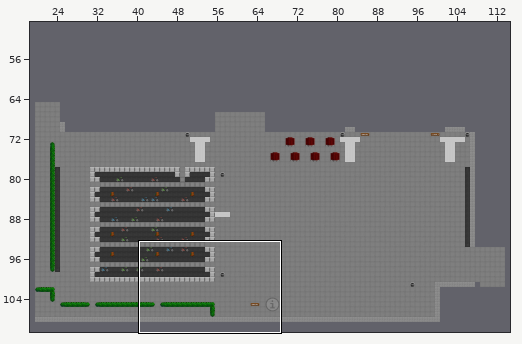
Two versions of a level (Tiled map (JSON), maps/erba_inner_yard.json). The first picture is a wide view before the edit; the outline marks the close-up.
Close-up. As it was:
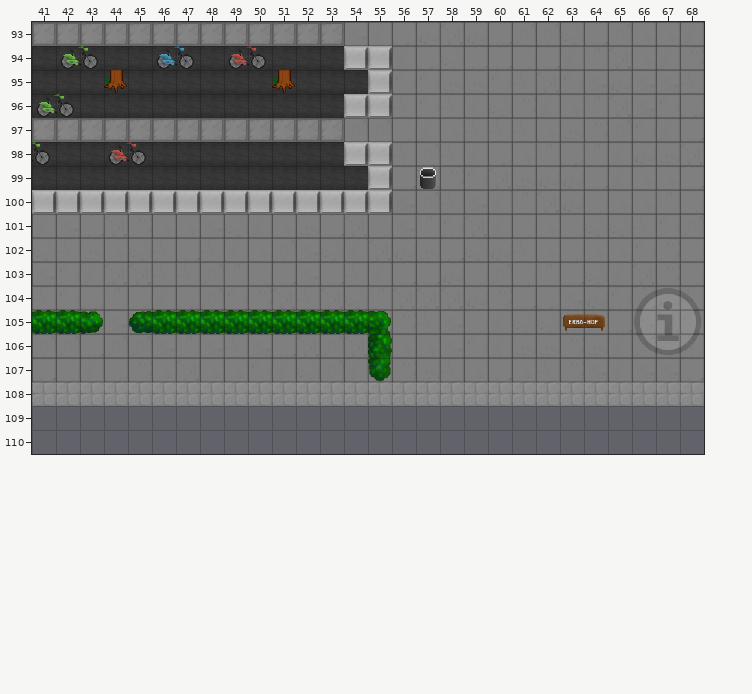
Cells are 32x32 px. Shown: x 41..68, y 93..110. The commit also changed other parts of the map, which this record leaves out.
After:
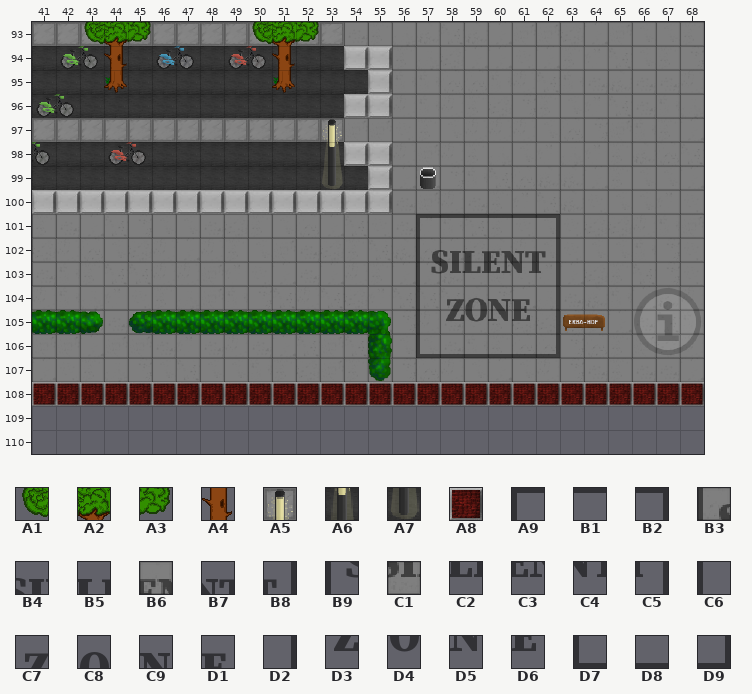
Key: from "Lysander": A1 72, A2 73, A3 74, A4 83; from "erba_outdoor": A5 23, A6 31, A7 39; from "outdoor": A8 34; from "silent": A9 0, B1 1, B2 5, B3 6, B4 7, B5 8, B6 9, B7 10, B8 11, B9 12, C1 13, C2 14, C3 15, C4 16, C5 17, C6 18, C7 19, C8 20, C9 21, D1 22, D2 23, D3 25, D4 26, D5 27, D6 28, D7 30, D8 31, D9 35.
__ is an empty cell, .. an unchanged one.
Tiles of an added or newly shown layer are drawn over the layers below it.
See-through tiles are keyed as they look on the map.
The exact change:
--- layer "silent_zone" (added)
@@ x 57..62 @@
-101 __ __ __ __ __ __
-102 __ __ __ __ __ __
-103 __ __ __ __ __ __
-104 __ __ __ __ __ __
-105 __ __ __ __ __ __
-106 __ __ __ __ __ __
+101 A9 B1 B1 B1 B1 B2
+102 B3 B4 B5 B6 B7 B8
+103 B9 C1 C2 C3 C4 C5
+104 C6 C7 C8 C9 D1 D2
+105 C6 D3 D4 D5 D6 D2
+106 D7 D8 D8 D8 D8 D9
--- layer "buildings" (now shown)
@@ x 41..68 @@
-108 __ __ __ __ __ __ __ __ __ __ __ __ __ __ __ __ __ __ __ __ __ __ __ __ __ __ __ __
+108 A8 A8 A8 A8 A8 A8 A8 A8 A8 A8 A8 A8 A8 A8 A8 A8 A8 A8 A8 A8 A8 A8 A8 A8 A8 A8 A8 A8
--- layer "lanterns" (now shown)
@@ x 53..53 @@
- 99 __
+ 99 A7
--- layer "top" (now shown)
@@ x 43..52 @@
- 93 __ __ __ .. .. .. .. __ __ __
- 94 .. __ .. .. .. .. .. .. __ ..
+ 93 A1 A2 A3 .. .. .. .. A1 A2 A3
+ 94 .. A4 .. .. .. .. .. .. A4 ..
@@ x 53..53 @@
- 97 __
- 98 __
+ 97 A5
+ 98 A6
